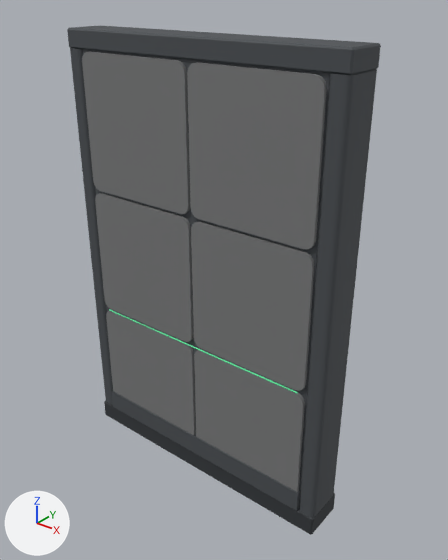
Renders of the glTF model generated_assets/environments/vita/vta_env_back_wall_a.glb from each side of a commit.
Rendered twice from a 50 mm camera at (4.77, -5.58, 6.55) aimed at (0.19, 0.13, 3.01). Every picture has the same lights, and +X, +Y and +Z are marked at lower left. The picture after the commit comes second. Where no turn or scale is listed for an object, it has been applied to the vertices. Vertices at exactly the same position are counted once.

Objects in the first picture: 'mesh_intact'.
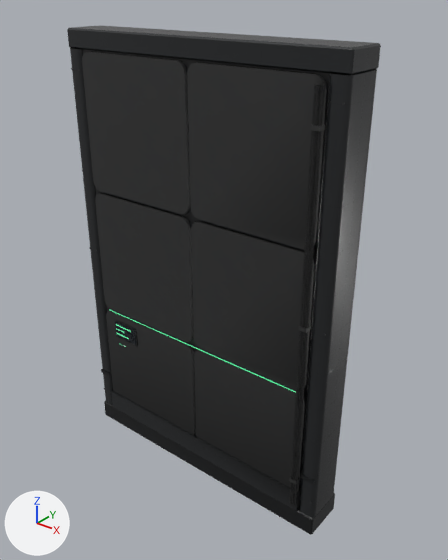
Boxes [x1, y1, x2, y2] around the edits, measured in the pictures (448 x 560 px):
'mesh_intact', surface changed, reshaped (grey to black): [67, 25, 381, 535] in both
part 1 of me_mesh_intact, added: after [115, 321, 136, 345]
part 2 of me_mesh_intact, added: after [301, 474, 315, 485]
part 3 of me_mesh_intact, added: after [115, 320, 137, 346]
part 4 of me_mesh_intact, added: after [289, 477, 300, 485]
part 5 of me_mesh_intact, added: after [298, 325, 311, 333]
part 6 of me_mesh_intact, added: after [310, 125, 325, 132]
part 7 of me_mesh_intact, added: after [289, 84, 321, 504]
part 8 of me_mesh_intact, added: after [293, 85, 325, 505]

Diff of the bpy script that builds the scene:
```diff
--- a/generated_assets/environments/vita/vta_env_back_wall_a.glb.py
+++ b/generated_assets/environments/vita/vta_env_back_wall_a.glb.py
@@ mat_mat_glass_polymer_vta @@
 mat_mat_glass_polymer_vta = bpy.data.materials.new('mat_glass_polymer_vta')
-# nodes: BsdfPrincipled, OutputMaterial
-# colours: dark grey #494e52
+# nodes: BsdfPrincipled, Math, Mix x2, NormalMap, OutputMaterial, SeparateColor, TexImage x3, VertexColor
+# colours: dark grey #61636b, mixed with the vertex colours
+# uses the picture img_vta_mat_reinforced_steel_a_albedo
+# uses the picture img_vta_mat_reinforced_steel_a_normal
+# uses the picture img_vta_mat_reinforced_steel_a_orm
@@ mat_mat_glass_polymer_vta_light @@
 mat_mat_glass_polymer_vta_light = bpy.data.materials.new('mat_glass_polymer_vta_light')
-# nodes: BsdfPrincipled, OutputMaterial
-# colours: grey #787a7a
+# nodes: BsdfPrincipled, Math, Mix x2, NormalMap, OutputMaterial, SeparateColor, TexImage x3, VertexColor
+# colours: grey #828180, mixed with the vertex colours
+# uses the picture img_shr_mat_frosted_polymer_a_albedo
+# uses the picture img_shr_mat_frosted_polymer_a_normal
+# uses the picture img_shr_mat_frosted_polymer_a_orm
@@ mat_trim_trim_vta @@
+mat_trim_trim_vta = bpy.data.materials.new('trim_trim_vta')
+# colours: grey #b4b1ab, mixed with the vertex colours
+# uses the picture img_shr_mat_brushed_steel_a_albedo
+# uses the picture img_shr_mat_brushed_steel_a_normal
+# uses the picture img_shr_mat_brushed_steel_a_orm
@@ mat_emit_white_vta @@
+mat_emit_white_vta = bpy.data.materials.new('emit_white_vta')
+# nodes: BsdfPrincipled, Mix, OutputMaterial, VertexColor
+# colours: pale green #e8fff4, grey #91a099, mixed with the vertex colours
@@ mat_glass_smoked_vta @@
+mat_glass_smoked_vta = bpy.data.materials.new('glass_smoked_vta')
+# nodes: BsdfPrincipled, Math, Mix, OutputMaterial, VertexColor
+# colours: greyish blue #4a5560, mixed with the vertex colours
@@ mat_trim_cable_vta @@
+mat_trim_cable_vta = bpy.data.materials.new('trim_cable_vta')
+# colours: white #d7e2e6, mixed with the vertex colours
+# uses the picture img_shr_mat_cable_bundle_a_albedo
+# uses the picture img_shr_mat_cable_bundle_a_normal
+# uses the picture img_shr_mat_cable_bundle_a_orm
@@ mat_trim_edge_vta @@
+mat_trim_edge_vta = bpy.data.materials.new('trim_edge_vta')
+# colours: grey #bbb8b2, mixed with the vertex colours
+# uses the picture img_shr_mat_brushed_steel_a_albedo
+# uses the picture img_shr_mat_brushed_steel_a_normal
+# uses the picture img_shr_mat_brushed_steel_a_orm
@@ me_mesh_intact @@
-me_mesh_intact.from_pydata(...)  # 326 vertices, 604 faces; spans x -2.0..2.0, y -0.31..0.3, z 0.0..6.0
+me_mesh_intact.from_pydata(...)  # 558 vertices, 956 faces; spans x -2.0..2.0, y -0.35..0.3, z 0.0..6.0
+# me_mesh_intact part 1: a new loose piece, a box spanning x -1.52..-1.1, y -0.3095..-0.3075, z 1.72..1.98, in mat_glass_smoked_vta
+# me_mesh_intact part 2: a new loose piece, a box spanning x 1.784..1.976, y -0.3..-0.288, z 0.87..0.93, in mat_trim_dark_vta
+# me_mesh_intact part 3: a new loose piece, a box spanning x -1.53..-1.09, y -0.308..-0.3, z 1.71..1.99, in mat_trim_dark_vta
+# me_mesh_intact part 4: a new loose piece, a box spanning x 1.65..1.75, y -0.35..-0.25, z 0.775..0.825, in mat_trim_trim_vta
+# me_mesh_intact part 5: a new loose piece, a box spanning x 1.65..1.75, y -0.35..-0.25, z 3.005..3.055, in mat_trim_trim_vta
+# me_mesh_intact part 6: a new loose piece, a box spanning x 1.65..1.75, y -0.35..-0.25, z 5.235..5.285, in mat_trim_trim_vta
+# me_mesh_intact part 7: a new loose piece, a 6-sided cylinder along z spanning x 1.654..1.706, y -0.35..-0.29, z 0.4..5.66, in mat_trim_cable_vta
+# me_mesh_intact part 8: a new loose piece, a 6-sided cylinder along z spanning x 1.711..1.749, y -0.337..-0.293, z 0.4..5.66, in mat_trim_cable_vta
+# other edits to the shape of me_mesh_intact do not show in these pictures
 me_mesh_intact.materials.append(mat_emit_green_vta)
@@ me_mesh_intact @@
 me_mesh_intact.materials.append(mat_mat_glass_polymer_vta_light)
+me_mesh_intact.materials.append(mat_glass_smoked_vta)
+me_mesh_intact.materials.append(mat_emit_white_vta)
+me_mesh_intact.materials.append(mat_trim_edge_vta)
+me_mesh_intact.materials.append(mat_trim_trim_vta)
+me_mesh_intact.materials.append(mat_trim_cable_vta)
```
